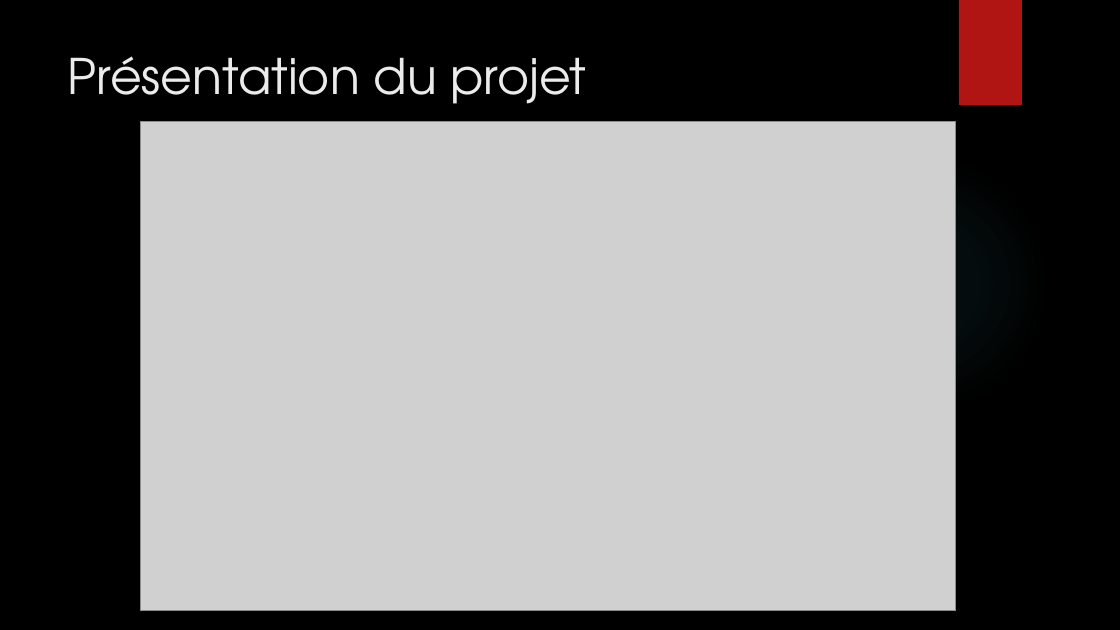
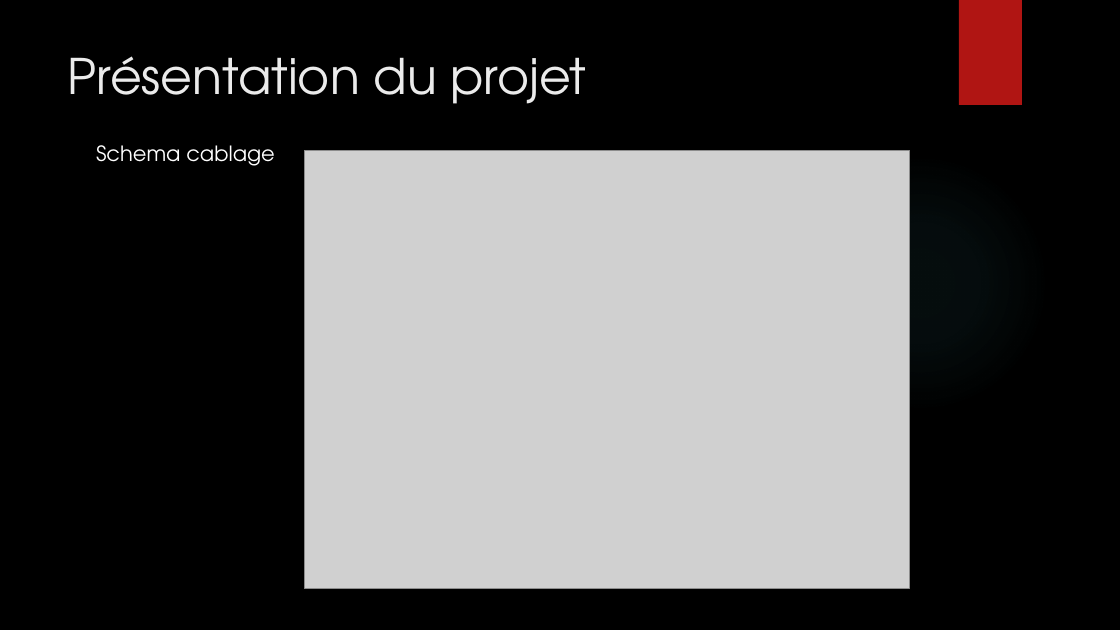
Before and after one commit to MonsieurCo/Projet_CSF, a slide deck: slide 4 of présentation/Projet Ballon MétéoV2.pptx. Drawn at 1120x630 pixels with LibreOffice and Linux fonts; fonts in the diff are those of the drawing; grey boxes stand for pictures; background and template pictures are left out. Boxes give left, top, right and bottom in pixels: in the first picture for what was removed or moved away, otherwise in the second. Text is boxed around its words. In the diff, an @@ line names an element or a change of style, - is before the commit and + after.

```diff
--- a/présentation/Projet Ballon MétéoV2.pptx
+++ b/présentation/Projet Ballon MétéoV2.pptx
@@ text added at [96,145,275,166], 18 pt, text #FFFFFF @@
+Schema cablage
@@ picture: place and size @@
-picture at [141,122,956,611]
+picture at [304,150,910,588]
```
Also in this commit, not shown: 3 slides added.
